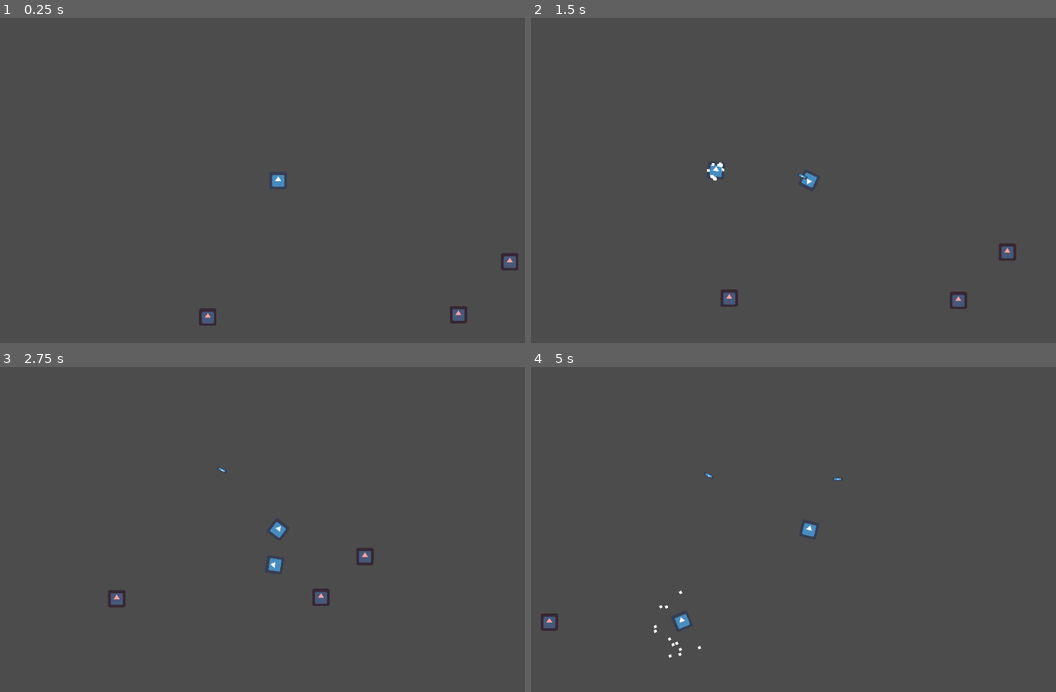
Above: before the commit, frames 1-4 (two rows, left to right).
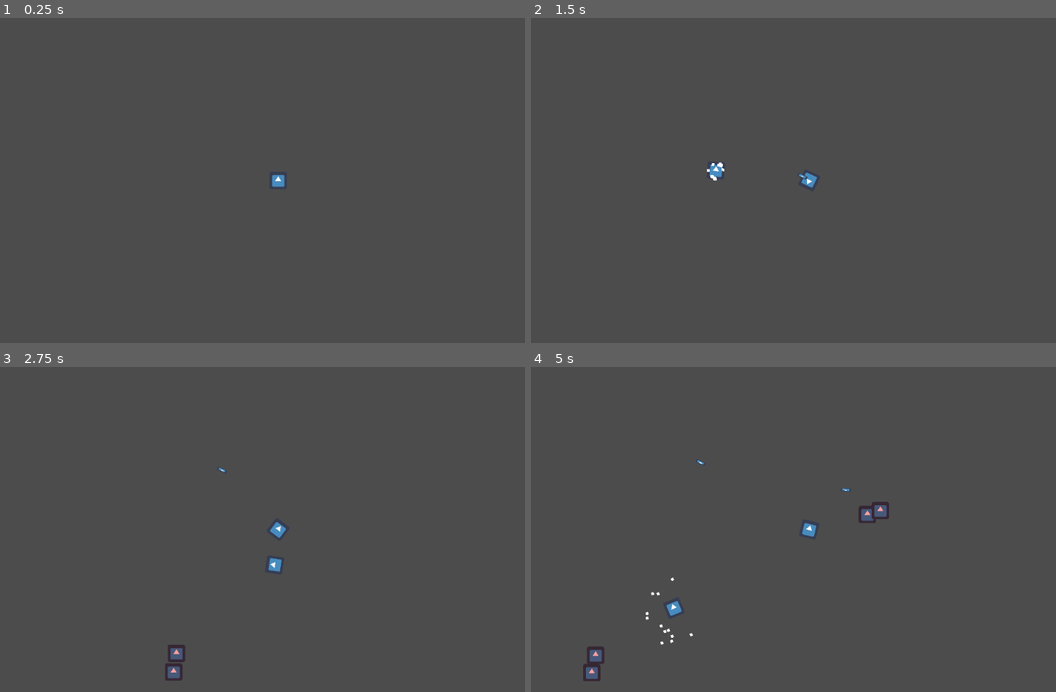
Above: after the commit, the same moments.

Repository: adrianriverof/juego-viaje
Game: Godot game, scene res://level.tscn
Same seed, same stepped clock (60 frames per second), same inputs: the game is played once before the commit and once after it. The engine's default icon, where the game draws it, is replaced by a stand-in: a white triangle on a blue panel in a dark square.
Inputs:
- Up to frame 1 (0.25 s): no input
- Up to frame 2 (1.5 s): hold Right (p1right) 0.53-1.28 s; hold A (p1mine) 0.53-1.28 s; hold Down (p1down) from 1.28 s (still down); tap S (p1shoot) at 1.35 s
- Up to frame 3 (2.75 s): release Down (p1down) at 2.03 s; hold Right (p1right) from 2.03 s (still down); hold A (p1mine) from 2.03 s (still down)
- Up to frame 4 (5 s): release Right (p1right) at 2.78 s; release A (p1mine) at 2.78 s; hold Up (p1up) 2.78-3.53 s; tap S (p1shoot) at 2.85, 4.35 s; hold A (p1mine) 3.53-4.28 s; hold Left (p1left) from 3.53 s (still down)

The runs differ from the first frame. In frame 1, 0.5% of the frame differs, in the area x 37-99%, y 72-95%; in frame 2, 0.5%; in frame 3, 0.8%; in frame 4, 1.1%, in the area x 1-69%, y 28-97%.

Commit message:
enemigos aparecen en el nivel

Diff:
--- a/enemy.gd
+++ b/enemy.gd
@@ -1,6 +1,7 @@
 extends KinematicBody2D
 
-onready var player = get_parent().get_node("player")
+#onready var player = get_parent().get_node("player")
+var player
 
 var player_position = Vector2.ZERO
 var player_direction = Vector2.ZERO
--- /dev/null
+++ b/level.gd
@@ -0,0 +1,27 @@
+extends Node2D
+
+onready var enemy = preload("res://enemy.tscn")
+
+
+func numero_entre_1_y_(number):
+	randomize()
+	return (randi() % number + 1)
+
+
+func spawn_enemy():
+	drop_enemy()
+
+
+
+func drop_enemy():
+	var enemy_instance = enemy.instance()
+	enemy_instance.position = get_node("spawn_positions").get_node(str(numero_entre_1_y_(4))).position
+	enemy_instance.player = get_node("player")
+
+	get_tree().get_root().add_child(enemy_instance)
+
+
+
+
+func _on_enemy_spawn_timeout():
+	spawn_enemy()
--- a/level.tscn
+++ b/level.tscn
@@ -1,9 +1,10 @@
 [gd_scene load_steps=3 format=2]
 
 [ext_resource path="res://player.tscn" type="PackedScene" id=1]
-[ext_resource path="res://enemy.tscn" type="PackedScene" id=2]
+[ext_resource path="res://level.gd" type="Script" id=3]
 
 [node name="level" type="Node2D"]
+script = ExtResource( 3 )
 
 [node name="player" parent="." instance=ExtResource( 1 )]
 
@@ -11,11 +12,21 @@
 current = true
 zoom = Vector2( 2, 2 )
 
-[node name="enemy" parent="." instance=ExtResource( 2 )]
-position = Vector2( 863.791, 303.505 )
+[node name="spawn_positions" type="Node2D" parent="."]
 
-[node name="enemy2" parent="." instance=ExtResource( 2 )]
-position = Vector2( 672.759, 501.899 )
+[node name="1" type="Position2D" parent="spawn_positions"]
+position = Vector2( -1166.63, 0 )
 
-[node name="enemy3" parent="." instance=ExtResource( 2 )]
-position = Vector2( -265.633, 515.247 )
+[node name="2" type="Position2D" parent="spawn_positions"]
+position = Vector2( 11.3265, 706.018 )
+
+[node name="3" type="Position2D" parent="spawn_positions"]
+position = Vector2( 1174.18, 11.3264 )
+
+[node name="4" type="Position2D" parent="spawn_positions"]
+position = Vector2( -7.5509, -713.569 )
+
+[node name="enemy_spawn" type="Timer" parent="."]
+autostart = true
+
+[connection signal="timeout" from="enemy_spawn" to="." method="_on_enemy_spawn_timeout"]
--- a/player.gd
+++ b/player.gd
@@ -26,9 +26,10 @@
 
 
 func _physics_process(delta):
-	move()
-	shoot()
-	mines()
+	if life > 0:
+		move()
+		shoot()
+		mines()
 
 
 
@@ -126,4 +127,8 @@
 func take_damage(damage):
 	life -= damage
 
+
 	print("Dañado........")
+
+
+	#queue_free()
Not shown, changed: todo.txt
